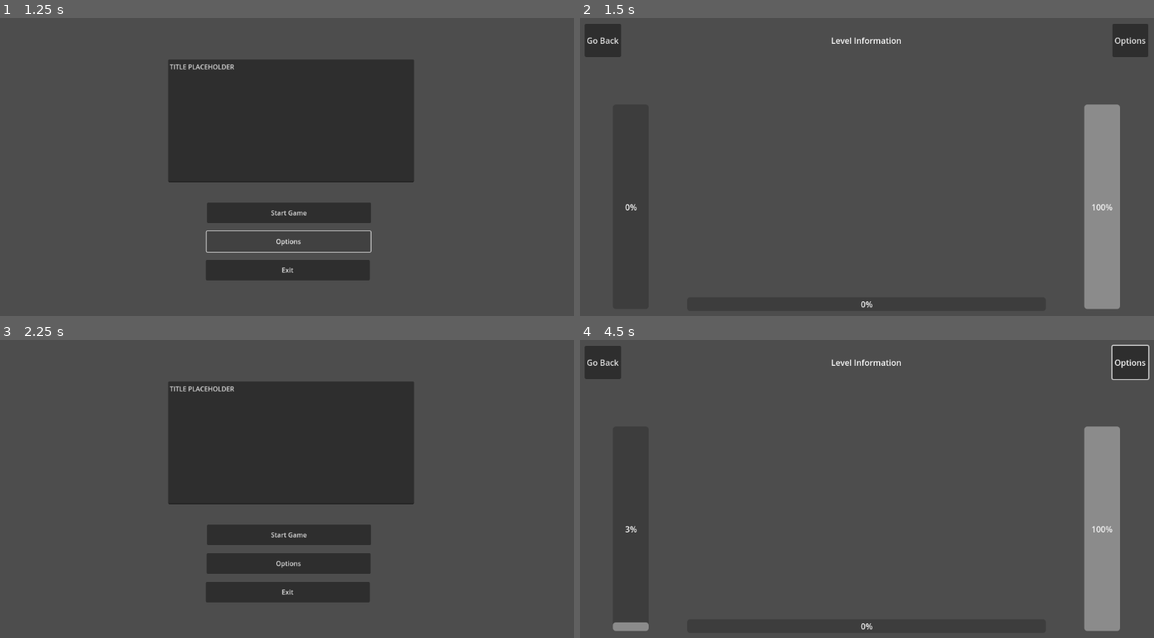
Above: before the commit, frames 1-4 (two rows, left to right).
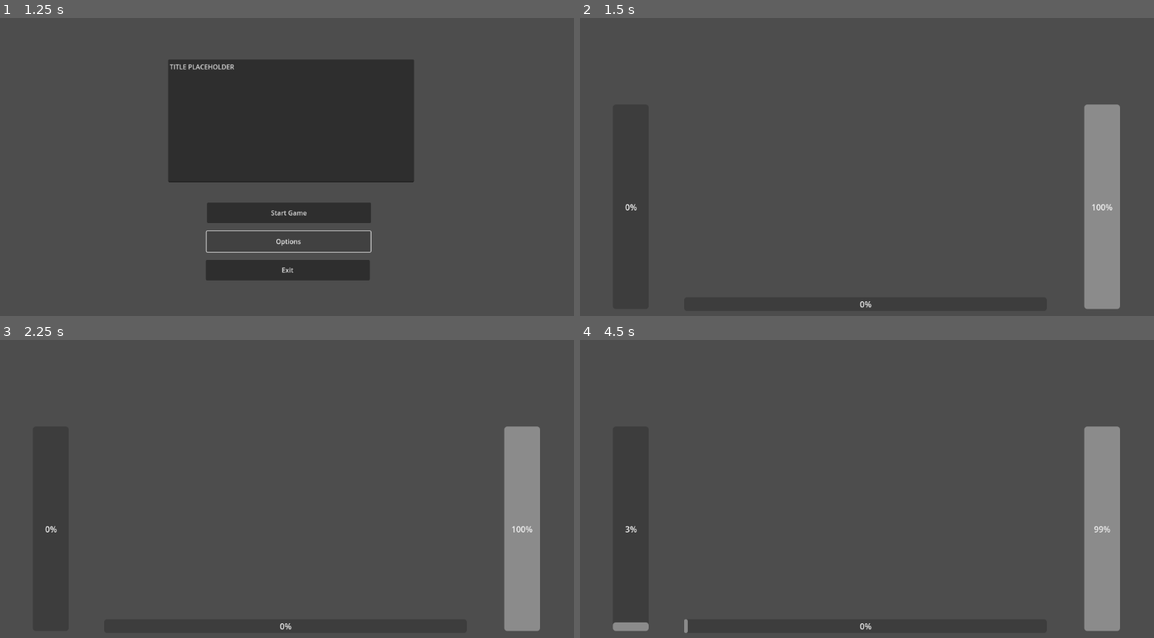
Above: after the commit, the same moments.

Repository: DevenairThomas/Silent-But-Deadly
Game: Godot game, scene res://main.tscn
Same seed, same stepped clock (60 frames per second), same inputs: the game is played once before the commit and once after it. The engine's default icon, where the game draws it, is replaced by a stand-in: a white triangle on a blue panel in a dark square.
Inputs (mouse positions are in pixels of both pictures, inside the frame that each line leads up to):
- Up to frame 1 (1.25 s): click (287, 241) at 0.5 s, where only the run before the commit has a clickable "Options"
- Up to frame 2 (1.5 s): click (867, 211) at 1.25 s, where only the run before the commit has a clickable "Start Game"
- Up to frame 3 (2.25 s): click (22, 363) at 2 s, where only the run before the commit has a clickable "Go Back"
- Up to frame 4 (4.5 s): click (867, 533) at 2.75 s, where only the run before the commit has a clickable "Start Game"; click (1131, 363) at 3.5 s, where only the run before the commit has a clickable "Options"; move the mouse to (999, 486) at 4.27 s; click (999, 486) at 4.42 s

Frame 1 is identical in both runs. In frame 2, 1.5% of the frame differs, in the area x 0-99%, y 1-98%; in frame 3, 28%, in the area x 7-95%, y 14-98%; in frame 4, 1.7%.
Error after the commit: Invalid access to property or key 'pressed' on a base object of type 'null instance'. (res://HUDManager.gd:29)

Commit message:
Added option, level select and pop up window UI, along witht the controls for the popup window

Diff:
--- a/HUDManager.gd
+++ b/HUDManager.gd
@@ -11,9 +11,10 @@
 @onready var btn_exit_play : Button         = $ToolbarContainer/BackButton
 @onready var btn_menu : Button              = $ToolbarContainer/MenuButton
 
+@onready var popup_exit_level : PopupPanel  = $HUDContainer/popupExitPlay
+
 # Placeholder for Level Information stuff
 @onready var level_information : RichTextLabel = $ToolbarContainer/LevelInformationLabel
-
 
 # Placeholder for futur assets
 var pressure_meter_asset : Texture = null
@@ -22,18 +23,13 @@
 
 # Constants for layout : placeholder
 
-signal on_exit_play
-
 func _ready():
 	# Create and add UI elements
 	pressure_meter.value = 100
 	btn_exit_play.pressed.connect(on_exit_play_button_pressed)
 
 func on_exit_play_button_pressed():
-	# TODO: Open th pop up window
-	# until then we will just go back to the title screen
-	emit_signal("on_exit_play")
-
+	popup_exit_level.show()
 
 func show_ui():
 	hud_control.visible = true
--- a/UIManager.gd
+++ b/UIManager.gd
@@ -25,7 +25,12 @@
 func _ready():
 	run_title_screen()
 	title_screen.connect("on_start_selected", _on_start_game_pressed)
-	hud_manager.connect("on_exit_play",_on_exit_play_pressed)
+
+	hud_manager.popup_exit_level.connect("on_pop_up_exit_play", _on_pop_up_exit_play)
+
+func _on_pop_up_exit_play():
+	hud_manager.popup_exit_level.hide()
+	run_title_screen()
 
 func get_game_play_window() -> Rect2:
 	return Rect2(hud_manager.hud_control.position, hud_manager.hud_control.size)
--- a/main.tscn
+++ b/main.tscn
@@ -6,6 +6,7 @@
 [ext_resource type="Script" uid="uid://b2077diq0ej33" path="res://TitleScreenManager.gd" id="3_1bvp3"]
 [ext_resource type="Script" uid="uid://c6kxkaviwlc5x" path="res://UIManager.gd" id="3_lquwl"]
 [ext_resource type="Script" uid="uid://7r3oqhx3ron7" path="res://HUDManager.gd" id="6_7mycd"]
+[ext_resource type="Script" uid="uid://6se3qasond4a" path="res://popupExitPlayManager.gd" id="7_272bh"]
 
 [node name="Main" type="Node2D"]
 script = ExtResource("1_0xm2m")
@@ -51,6 +52,7 @@
 [node name="AudioController" type="Node" parent="Audio"]
 
 [node name="UI" type="CanvasLayer" parent="."]
+visible = false
 script = ExtResource("3_lquwl")
 
 [node name="canvasTitleScreen" type="CanvasLayer" parent="UI"]
@@ -174,86 +176,250 @@
 text = "Options"
 
 [node name="canvasLevelSelect" type="CanvasLayer" parent="UI"]
-
-[node name="canvasAchievements" type="CanvasLayer" parent="UI"]
+visible = false
+
+[node name="ContainerLevelSelection" type="Control" parent="UI/canvasLevelSelect"]
+layout_mode = 3
+anchors_preset = 0
+offset_left = 34.0
+offset_top = 125.0
+offset_right = 1119.0
+offset_bottom = 614.0
+
+[node name="GridContainer" type="GridContainer" parent="UI/canvasLevelSelect/ContainerLevelSelection"]
+layout_mode = 0
+offset_right = 1083.0
+offset_bottom = 493.0
+columns = 5
 
 [node name="canvasOptions" type="CanvasLayer" parent="UI"]
-
-[node name="canvasHUD" type="CanvasLayer" parent="UI"]
-script = ExtResource("6_7mycd")
-
-[node name="ToolbarContainer" type="HBoxContainer" parent="UI/canvasHUD"]
-anchors_preset = 5
-anchor_left = 0.5
-anchor_right = 0.5
-offset_left = -551.0
-offset_top = 20.0
-offset_right = 549.0
-offset_bottom = 85.0
-grow_horizontal = 2
-
-[node name="BackButton" type="Button" parent="UI/canvasHUD/ToolbarContainer"]
-layout_mode = 2
-size_flags_vertical = 3
-text = "Go Back"
-
-[node name="LeftSpacer" type="Control" parent="UI/canvasHUD/ToolbarContainer"]
-layout_mode = 2
-size_flags_horizontal = 3
-
-[node name="LevelInformationLabel" type="RichTextLabel" parent="UI/canvasHUD/ToolbarContainer"]
+visible = false
+
+[node name="controlOptions" type="Control" parent="UI/canvasOptions"]
+layout_mode = 3
+anchors_preset = 15
+anchor_right = 1.0
+anchor_bottom = 1.0
+grow_horizontal = 2
+grow_vertical = 2
+size_flags_horizontal = 3
+size_flags_vertical = 3
+
+[node name="Button" type="Button" parent="UI/canvasOptions/controlOptions"]
+layout_mode = 2
+offset_left = 10.0
+offset_top = 7.0
+offset_right = 95.0
+offset_bottom = 81.0
+size_flags_horizontal = 0
+text = "Back
+"
+
+[node name="TitleContainer" type="HBoxContainer" parent="UI/canvasOptions/controlOptions"]
+layout_mode = 2
+offset_right = 1152.0
+offset_bottom = 80.0
+grow_horizontal = 2
+size_flags_vertical = 3
+
+[node name="LabelOptionTitle" type="RichTextLabel" parent="UI/canvasOptions/controlOptions/TitleContainer"]
 clip_contents = false
 layout_mode = 2
 size_flags_horizontal = 3
 size_flags_vertical = 3
-text = "Level Information
+text = "Options
 "
 horizontal_alignment = 1
 vertical_alignment = 1
 
-[node name="RightSpacer" type="Control" parent="UI/canvasHUD/ToolbarContainer"]
-layout_mode = 2
-size_flags_horizontal = 3
-
-[node name="MenuButton" type="Button" parent="UI/canvasHUD/ToolbarContainer"]
-layout_mode = 2
-text = "Options"
+[node name="vboxOptionList" type="VBoxContainer" parent="UI/canvasOptions/controlOptions"]
+layout_mode = 2
+offset_left = 138.0
+offset_top = 106.0
+offset_right = 1020.0
+offset_bottom = 521.0
+size_flags_vertical = 3
+
+[node name="OptionFullScreen" type="VBoxContainer" parent="UI/canvasOptions/controlOptions/vboxOptionList"]
+layout_mode = 2
+size_flags_vertical = 3
+
+[node name="hbox" type="HBoxContainer" parent="UI/canvasOptions/controlOptions/vboxOptionList/OptionFullScreen"]
+layout_mode = 2
+size_flags_vertical = 3
+
+[node name="RichTextLabel" type="RichTextLabel" parent="UI/canvasOptions/controlOptions/vboxOptionList/OptionFullScreen/hbox"]
+layout_mode = 2
+size_flags_horizontal = 3
+text = "Full Screen"
+
+[node name="checkboxFullScreen" type="CheckBox" parent="UI/canvasOptions/controlOptions/vboxOptionList/OptionFullScreen/hbox"]
+layout_mode = 2
+size_flags_horizontal = 6
+
+[node name="OptionResolution" type="VBoxContainer" parent="UI/canvasOptions/controlOptions/vboxOptionList"]
+layout_mode = 2
+size_flags_vertical = 3
+
+[node name="hbox" type="HBoxContainer" parent="UI/canvasOptions/controlOptions/vboxOptionList/OptionResolution"]
+layout_mode = 2
+size_flags_vertical = 3
+
+[node name="RichTextLabel" type="RichTextLabel" parent="UI/canvasOptions/controlOptions/vboxOptionList/OptionResolution/hbox"]
+layout_mode = 2
+size_flags_horizontal = 3
+text = "Resolution"
+
+[node name="MenuButton" type="MenuButton" parent="UI/canvasOptions/controlOptions/vboxOptionList/OptionResolution/hbox"]
+layout_mode = 2
+size_flags_horizontal = 3
+item_count = 3
+popup/item_0/text = "TestResolution_1"
+popup/item_0/id = 0
+popup/item_1/text = "TestResolution_2"
+popup/item_1/id = 1
+popup/item_2/text = "TestResolution_3"
+popup/item_2/id = 2
+
+[node name="OptionMusic" type="VBoxContainer" parent="UI/canvasOptions/controlOptions/vboxOptionList"]
+layout_mode = 2
+size_flags_vertical = 3
+
+[node name="hbox" type="HBoxContainer" parent="UI/canvasOptions/controlOptions/vboxOptionList/OptionMusic"]
+layout_mode = 2
+size_flags_vertical = 3
+
+[node name="RichTextLabel" type="RichTextLabel" parent="UI/canvasOptions/controlOptions/vboxOptionList/OptionMusic/hbox"]
+layout_mode = 2
+size_flags_horizontal = 3
+text = "Music"
+
+[node name="sliderMusic" type="HSlider" parent="UI/canvasOptions/controlOptions/vboxOptionList/OptionMusic/hbox"]
+layout_mode = 2
+size_flags_horizontal = 3
+
+[node name="OptionSFX" type="VBoxContainer" parent="UI/canvasOptions/controlOptions/vboxOptionList"]
+layout_mode = 2
+size_flags_vertical = 3
+
+[node name="hbox" type="HBoxContainer" parent="UI/canvasOptions/controlOptions/vboxOptionList/OptionSFX"]
+layout_mode = 2
+size_flags_vertical = 3
+
+[node name="RichTextLabel" type="RichTextLabel" parent="UI/canvasOptions/controlOptions/vboxOptionList/OptionSFX/hbox"]
+layout_mode = 2
+size_flags_horizontal = 3
+text = "SFX
+"
+
+[node name="sliderSFX" type="HSlider" parent="UI/canvasOptions/controlOptions/vboxOptionList/OptionSFX/hbox"]
+layout_mode = 2
+size_flags_horizontal = 3
+
+[node name="OptionFart" type="VBoxContainer" parent="UI/canvasOptions/controlOptions/vboxOptionList"]
+layout_mode = 2
+size_flags_vertical = 3
+
+[node name="hbox" type="HBoxContainer" parent="UI/canvasOptions/controlOptions/vboxOptionList/OptionFart"]
+layout_mode = 2
+size_flags_vertical = 3
+
+[node name="RichTextLabel" type="RichTextLabel" parent="UI/canvasOptions/controlOptions/vboxOptionList/OptionFart/hbox"]
+layout_mode = 2
+size_flags_horizontal = 3
+text = "Fart Option  (Placeholder Name)"
+
+[node name="MenuButton" type="HBoxContainer" parent="UI/canvasOptions/controlOptions/vboxOptionList/OptionFart/hbox"]
+layout_mode = 2
+size_flags_horizontal = 3
+
+[node name="CheckBox" type="CheckBox" parent="UI/canvasOptions/controlOptions/vboxOptionList/OptionFart/hbox/MenuButton"]
+layout_mode = 2
+size_flags_horizontal = 3
+text = "Sound"
+
+[node name="CheckBox2" type="CheckBox" parent="UI/canvasOptions/controlOptions/vboxOptionList/OptionFart/hbox/MenuButton"]
+layout_mode = 2
+size_flags_horizontal = 3
+text = "Visual"
+
+[node name="OptionResetData" type="VBoxContainer" parent="UI/canvasOptions/controlOptions/vboxOptionList"]
+layout_mode = 2
+size_flags_vertical = 3
+
+[node name="hbox" type="HBoxContainer" parent="UI/canvasOptions/controlOptions/vboxOptionList/OptionResetData"]
+layout_mode = 2
+size_flags_vertical = 3
+
+[node name="RichTextLabel" type="RichTextLabel" parent="UI/canvasOptions/controlOptions/vboxOptionList/OptionResetData/hbox"]
+layout_mode = 2
+size_flags_horizontal = 3
+text = "Reset Game Data"
+
+[node name="HBoxContainer" type="HBoxContainer" parent="UI/canvasOptions/controlOptions/vboxOptionList/OptionResetData/hbox"]
+layout_mode = 2
+size_flags_horizontal = 3
+
+[node name="Control2" type="Control" parent="UI/canvasOptions/controlOptions/vboxOptionList/OptionResetData/hbox/HBoxContainer"]
+layout_mode = 2
+size_flags_horizontal = 3
+
+[node name="buttonReset" type="Button" parent="UI/canvasOptions/controlOptions/vboxOptionList/OptionResetData/hbox/HBoxContainer"]
+layout_mode = 2
+size_flags_horizontal = 3
+text = "Reset
+"
+
+[node name="Control" type="Control" parent="UI/canvasOptions/controlOptions/vboxOptionList/OptionResetData/hbox/HBoxContainer"]
+layout_mode = 2
+size_flags_horizontal = 3
+
+[node name="SaveContainer" type="HBoxContainer" parent="UI/canvasOptions/controlOptions"]
+layout_mode = 1
+anchors_preset = 7
+anchor_left = 0.5
+anchor_top = 1.0
+anchor_right = 0.5
+anchor_bottom = 1.0
+offset_left = 412.0
+offset_top = -82.0
+offset_right = 551.0
+offset_bottom = -19.0
+grow_horizontal = 2
+grow_vertical = 0
+size_flags_vertical = 3
+
+[node name="buttonSaveOptions" type="Button" parent="UI/canvasOptions/controlOptions/SaveContainer"]
+layout_mode = 2
+size_flags_horizontal = 3
+text = "Save
+"
+
+[node name="canvasHUD" type="CanvasLayer" parent="UI"]
+visible = false
+script = ExtResource("6_7mycd")
 
 [node name="HUDContainer" type="Control" parent="UI/canvasHUD"]
 layout_mode = 3
-anchor_top = 0.1
+anchor_top = 0.151
 anchor_right = 1.0
 anchor_bottom = 1.0
-offset_top = 33.2
+offset_top = 0.151993
 offset_bottom = -3.0
 grow_horizontal = 2
 grow_vertical = 2
 
-[node name="ReactionWrapper" type="Control" parent="UI/canvasHUD/HUDContainer"]
-layout_mode = 1
-anchors_preset = 12
-anchor_top = 1.0
-anchor_right = 1.0
-anchor_bottom = 1.0
-offset_top = -90.0
-offset_bottom = -25.0
-grow_horizontal = 2
-grow_vertical = 0
+[node name="ReactionWrapper" type="HBoxContainer" parent="UI/canvasHUD/HUDContainer"]
+layout_mode = 0
+offset_left = 219.0
+offset_top = 457.0
+offset_right = 927.0
+offset_bottom = 486.0
 
 [node name="ReactionMeter" type="ProgressBar" parent="UI/canvasHUD/HUDContainer/ReactionWrapper"]
 layout_direction = 2
-layout_mode = 1
-anchors_preset = 8
-anchor_left = 0.5
-anchor_top = 0.5
-anchor_right = 0.5
-anchor_bottom = 0.5
-offset_left = -351.0
-offset_top = -32.5
-offset_right = 349.0
-offset_bottom = -5.5
-grow_horizontal = 2
-grow_vertical = 2
+layout_mode = 2
+size_flags_horizontal = 3
 
 [node name="hboxContainerCharge" type="HBoxContainer" parent="UI/canvasHUD/HUDContainer"]
 layout_mode = 1
@@ -284,3 +450,75 @@
 size_flags_horizontal = 3
 size_flags_vertical = 1
 fill_mode = 3
+
+[node name="popupExitPlay" type="PopupPanel" parent="UI/canvasHUD/HUDContainer"]
+title = "Exit Level?"
+initial_position = 1
+size = Vector2i(300, 200)
+script = ExtResource("7_272bh")
+
+[node name="VBoxContainer" type="VBoxContainer" parent="UI/canvasHUD/HUDContainer/popupExitPlay"]
+offset_left = 4.0
+offset_top = 4.0
+offset_right = 296.0
+offset_bottom = 196.0
+
+[node name="Control" type="Control" parent="UI/canvasHUD/HUDContainer/popupExitPlay/VBoxContainer"]
+layout_mode = 2
+size_flags_vertical = 3
+
+[node name="RichTextLabel" type="RichTextLabel" parent="UI/canvasHUD/HUDContainer/popupExitPlay/VBoxContainer/Control"]
+layout_mode = 2
+anchor_left = 0.493
+anchor_top = 0.548
+anchor_right = 0.493
+anchor_bottom = 0.548
+offset_left = -132.956
+offset_top = -35.036
+offset_right = 133.044
+offset_bottom = 34.964
+text = "Are you sure you want to exit level?"
+
+[node name="HBoxContainer" type="HBoxContainer" parent="UI/canvasHUD/HUDContainer/popupExitPlay/VBoxContainer"]
+layout_mode = 2
+
+[node name="buttonConfirm" type="Button" parent="UI/canvasHUD/HUDContainer/popupExitPlay/VBoxContainer/HBoxContainer"]
+layout_mode = 2
+size_flags_horizontal = 3
+text = "yes"
+
+[node name="Control" type="Control" parent="UI/canvasHUD/HUDContainer/popupExitPlay/VBoxContainer/HBoxContainer"]
+layout_mode = 2
+size_flags_horizontal = 3
+
+[node name="buttonDecline" type="Button" parent="UI/canvasHUD/HUDContainer/popupExitPlay/VBoxContainer/HBoxContainer"]
+layout_mode = 2
+size_flags_horizontal = 3
+text = "no
+"
+
+[node name="canvasLevelButton" type="CanvasLayer" parent="UI"]
+visible = false
+
+[node name="Container" type="Container" parent="UI/canvasLevelButton"]
+offset_right = 189.0
+offset_bottom = 158.0
+
+[node name="buttonLevelSelect" type="Button" parent="UI/canvasLevelButton/Container"]
+layout_mode = 2
+size_flags_horizontal = 3
+size_flags_vertical = 3
+text = "This is a place
+holder for
+the button image"
+
+[node name="HBoxContainer" type="HBoxContainer" parent="UI/canvasLevelButton/Container"]
+layout_mode = 2
+size_flags_horizontal = 3
+size_flags_vertical = 3
+
+[node name="spriteStar_1" type="Sprite2D" parent="UI/canvasLevelButton/Container/HBoxContainer"]
+
+[node name="spriteStar_2" type="Sprite2D" parent="UI/canvasLevelButton/Container/HBoxContainer"]
+
+[node name="spriteStar_3" type="Sprite2D" parent="UI/canvasLevelButton/Container/HBoxContainer"]
Not shown: 1 places in main.tscn that only renumber resources
